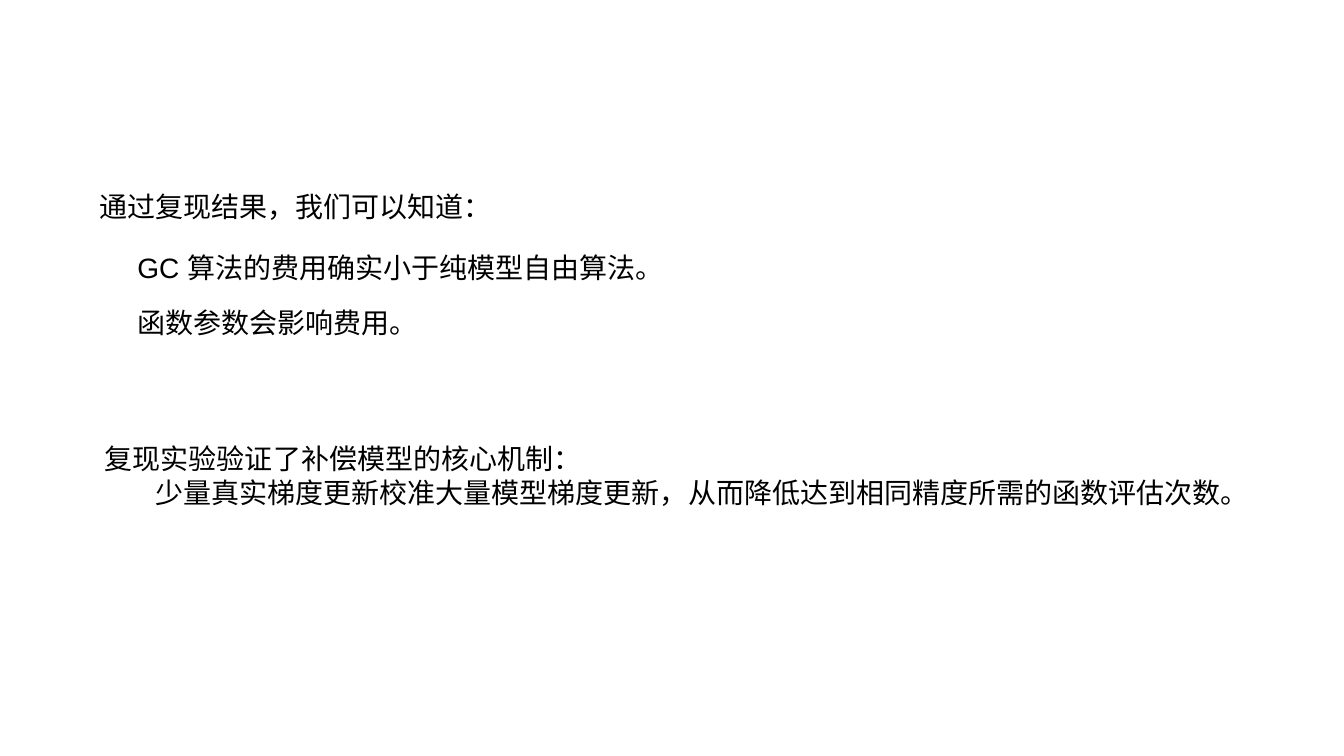
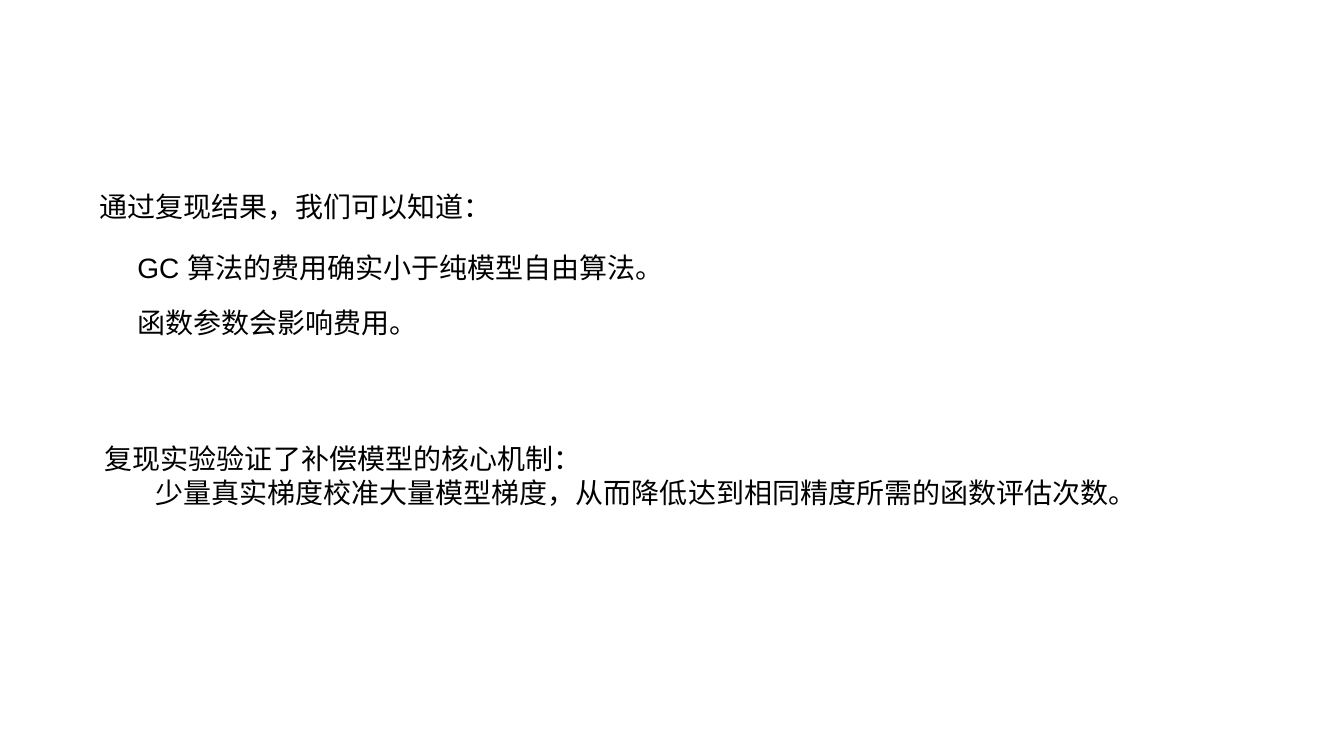
Before and after one commit to poembelief4/note, a slide deck: slide 18 of 李岩松/论文汇报.pptx. Drawn at 1344x756 pixels with LibreOffice and Linux fonts; fonts in the diff are those of the drawing. Boxes give left, top, right and bottom in pixels: in the first picture for what was removed or moved away, otherwise in the second. Text is boxed around its words. In the diff, an @@ line names an element or a change of style, - is before the commit and + after.

```diff
--- a/李岩松/论文汇报.pptx
+++ b/李岩松/论文汇报.pptx
@@ text at box(155, 479, 1137, 506): text changed @@
-少量真实梯度更新校准大量模型梯度更新，从而降低达到相同精度所需的函数评估次数。
+少量真实梯度校准大量模型梯度，从而降低达到相同精度所需的函数评估次数。
```
Also in this commit, not shown: 1 other file.
